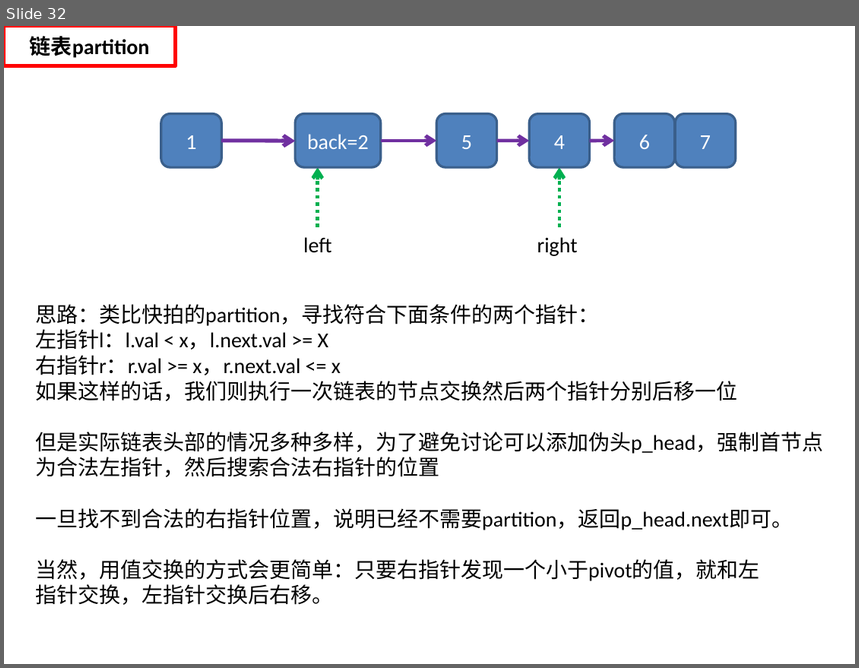
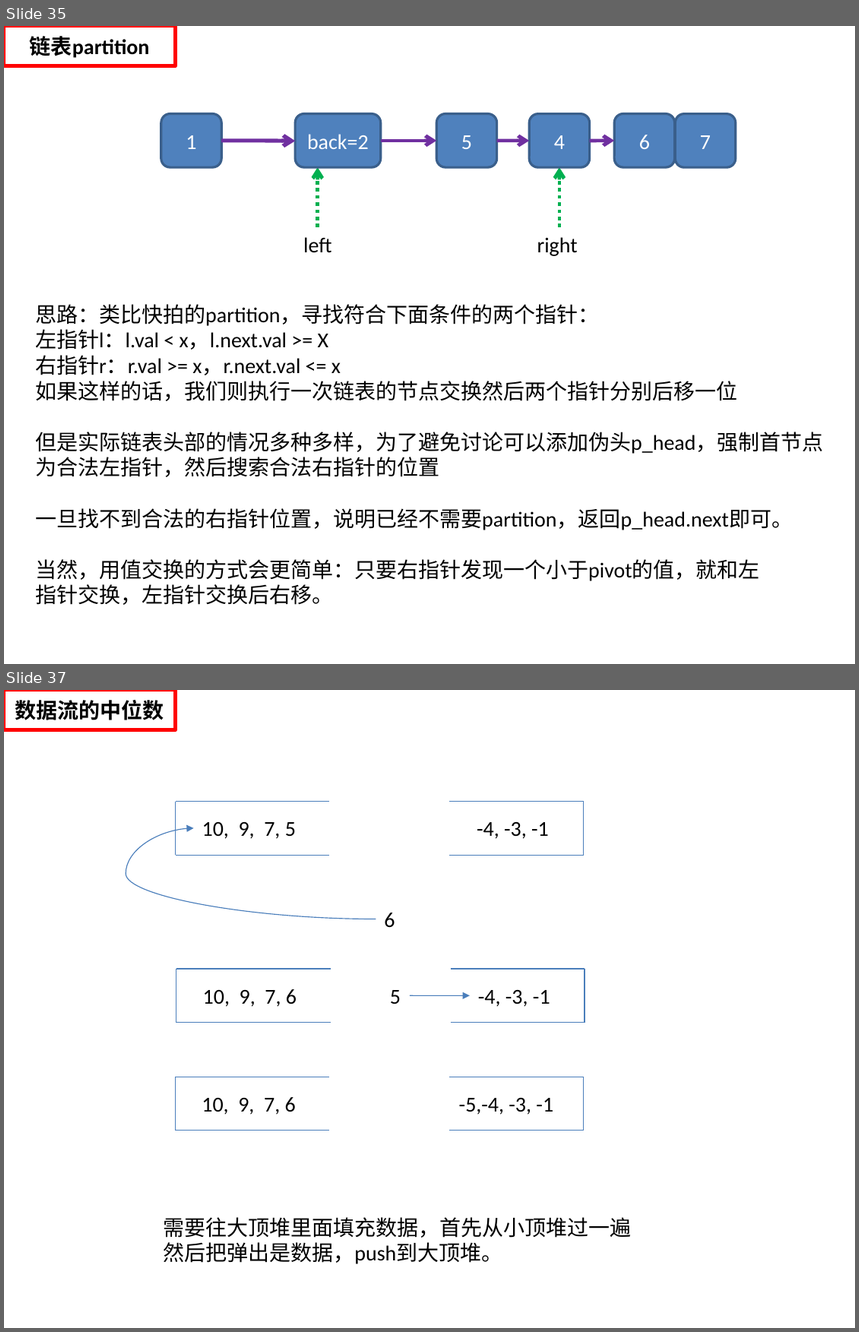
Before and after one commit to helloworld729/28_Algorithm, a slide deck: 第2遍/数据结构与算法.pptx. Shown one above the other, each under a label of ours: slide 32 before the commit, slides 35 and 37 after it; the slides between them are not shown. The pictures are 859x668 and 859x1332 pixels, drawn with LibreOffice and Linux fonts; fonts in the diff are those of the drawing. Boxes give left, top, right and bottom in pixels: in the first picture for what was removed or moved away, otherwise in the second. Text is boxed around its words. In the diff, an @@ line names an element or a change of style, - is before the commit and + after.

```diff
--- a/第2遍/数据结构与算法.pptx
+++ b/第2遍/数据结构与算法.pptx
@@ slide 37 added at <box>4,690,855,1328</box>, background #FFFFFF @@
@@ rectangle added at <box>4,690,175,730</box>, fill #FFFFFF, outline #FF0000 3 pt, 18 pt, text #000000, bold @@
+数据流的中位数
@@ line added from (175, 802) to (330, 802), #4B7EBC 0.75 pt @@
@@ line added from (175, 802) to (175, 855), #4B7EBC 0.75 pt @@
@@ line added from (450, 802) to (584, 802), #4B7EBC 0.75 pt @@
@@ line added from (584, 802) to (584, 855), #4B7EBC 0.75 pt @@
@@ text added at <box>202,822,296,839</box>, 18 pt, text #000000 @@
+10, 9, 7, 5
@@ text added at <box>477,822,549,839</box>, 18 pt, text #000000 @@
+-4, -3, -1
@@ curved arrow added from (376, 919) to (194, 828), #4B7EBC 0.75 pt @@
@@ line added from (175, 855) to (330, 855), #4B7EBC 0.75 pt @@
@@ line added from (450, 855) to (584, 855), #4B7EBC 0.75 pt @@
@@ text added at <box>384,913,395,928</box>, 18 pt, text #000000 @@
+6
@@ line added from (176, 969) to (331, 969), #4B7EBC 0.75 pt @@
@@ line added from (176, 969) to (176, 1023), #4B7EBC 0.75 pt @@
@@ line added from (451, 969) to (585, 969), #4B7EBC 0.75 pt @@
@@ line added from (585, 969) to (585, 1023), #4B7EBC 0.75 pt @@
@@ text added at <box>203,989,297,1007</box>, 18 pt, text #000000 @@
+10, 9, 7, 6
@@ text added at <box>390,990,401,1004</box>, 18 pt, text #000000 @@
+5
@@ arrow added from (410, 996) to (470, 996), #4B7EBC 0.75 pt @@
@@ text added at <box>478,990,550,1007</box>, 18 pt, text #000000 @@
+-4, -3, -1
@@ line added from (176, 1023) to (331, 1023), #4B7EBC 0.75 pt @@
@@ line added from (451, 1023) to (585, 1023), #4B7EBC 0.75 pt @@
@@ line added from (175, 1078) to (329, 1078), #4B7EBC 0.75 pt @@
@@ line added from (175, 1078) to (175, 1131), #4B7EBC 0.75 pt @@
@@ text added at <box>202,1097,296,1115</box>, 18 pt, text #000000 @@
+10, 9, 7, 6
@@ line added from (449, 1078) to (584, 1078), #4B7EBC 0.75 pt @@
@@ text added at <box>459,1098,553,1115</box>, 18 pt, text #000000 @@
+-5,-4, -3, -1
@@ line added from (584, 1078) to (584, 1131), #4B7EBC 0.75 pt @@
@@ line added from (175, 1131) to (329, 1131), #4B7EBC 0.75 pt @@
@@ line added from (449, 1131) to (584, 1131), #4B7EBC 0.75 pt @@
@@ text added at <box>163,1217,631,1265</box>, 18 pt, text #000000 @@
+需要往大顶堆里面填充数据，首先从小顶堆过一遍
+然后把弹出是数据，push到大顶堆。
@@ what was slide 32 is now slide 35 @@
```
Also in this commit, not shown: 3 slides changed, 5 other slides added, 27 other files.
